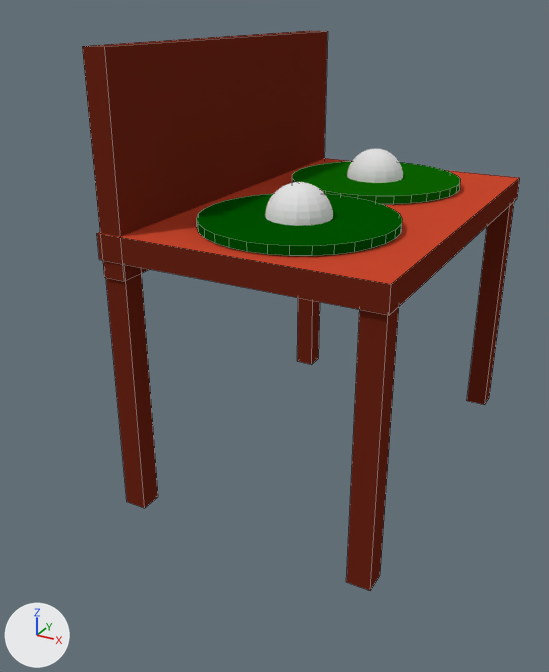
The Blender file theroom/models/montre2.blend, before and after one commit.
One viewpoint serves both versions: a 50 mm lens placed at (2.28, -4.62, 3.45), pointed at (-0.22, -0.07, 1.18). The axes (+X, +Y, +Z) are drawn at lower left. The lights are the same throughout. Mesh edges are drawn as thin lines on the coarser meshes.
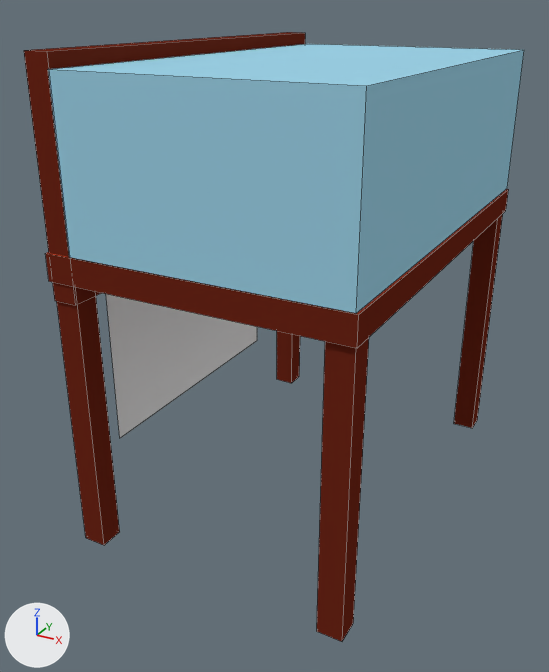
The change, as a list of edits to the scene's bpy script:
```text
Add me_plane:
    me_plane.from_pydata([(-1.0, -1.0, 0.0), (1.0, -1.0, 0.0), (-1.0, 1.0, 0.0), (1.0, 1.0, 0.0)], [], [(0, 1, 3, 2)])
Change ob_cube_006:
    ob_cube_006.location: (-0.9, 0.5, 2.5) -> (-0.884, 0.026, 2.5)
Change ob_glass:
    ob_glass.location: (-0.011, 0.5, 2.607) -> (0.004, 0.026, 2.607)
    remove ob_glass.hide_viewport = True
Change ob_cube_004:
    ob_cube_004.location: (0.0, 0.5, 2.0) -> (0.016, 0.026, 2.0)
Change ob_cube_003:
    ob_cube_003.location: (-0.9, -0.9, 0.0) -> (-0.884, -1.374, 0.0)
Change ob_cube_002:
    ob_cube_002.location: (0.9, -0.9, 0.0) -> (0.916, -1.374, 0.0)
Change ob_cube_001:
    ob_cube_001.location: (0.9, 1.9, 0.0) -> (0.916, 1.426, 0.0)
Change ob_cube:
    ob_cube.location: (-0.9, 1.9, 0.0) -> (-0.884, 1.426, 0.0)
Add ob_snap_1:
    ob_snap_1 = bpy.data.objects.new('snap.1', me_plane)
    ob_snap_1.location = (-1.011, 0.034, 1.537)
    ob_snap_1.rotation_euler = (-0.000196, -1.571, 0.000196)  # degrees (0, -90, 0)
```

Location of each change, (x1, y1, x2, y2) in pixels of the pictures (549 x 672 px):
'glass', shown (cyan)
    after: (48, 44, 524, 313)
'Cube.006', moved
    before: (82, 31, 328, 281)
    after: (24, 32, 305, 305)
'Cube.004', moved
    before: (97, 158, 520, 315)
    after: (45, 189, 509, 348)
'Cube.002', moved
    before: (346, 307, 399, 591)
    after: (317, 338, 369, 642)
'Cube.003', moved
    before: (106, 264, 158, 508)
    after: (57, 287, 120, 545)
'snap.1', added
    after: (106, 294, 257, 438)
'Cube.001', moved
    before: (467, 202, 514, 405)
    after: (454, 214, 503, 428)
'Cube', moved
    before: (297, 298, 320, 365)
    after: (277, 331, 300, 383)
'Cylinder.001', unchanged, covered by the edit
    before: (197, 193, 402, 256)
'Cylinder', unchanged, covered by the edit
    before: (292, 161, 460, 204)
'Sphere', unchanged, covered by the edit
    before: (265, 182, 333, 226)
'Sphere.001', unchanged, covered by the edit
    before: (347, 149, 403, 183)
